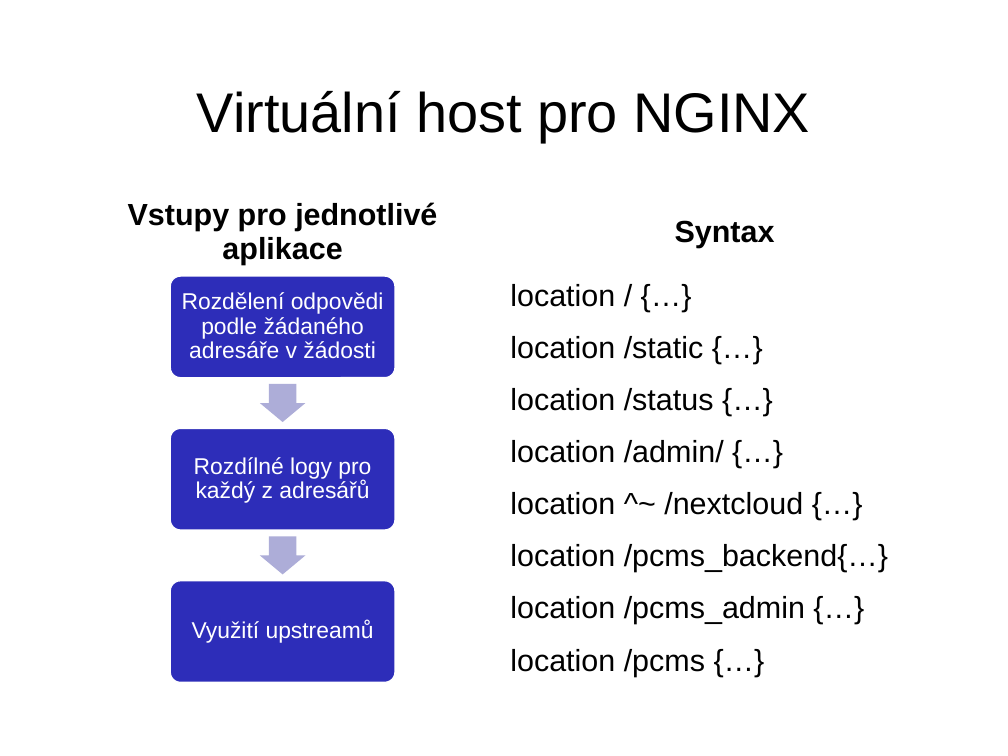
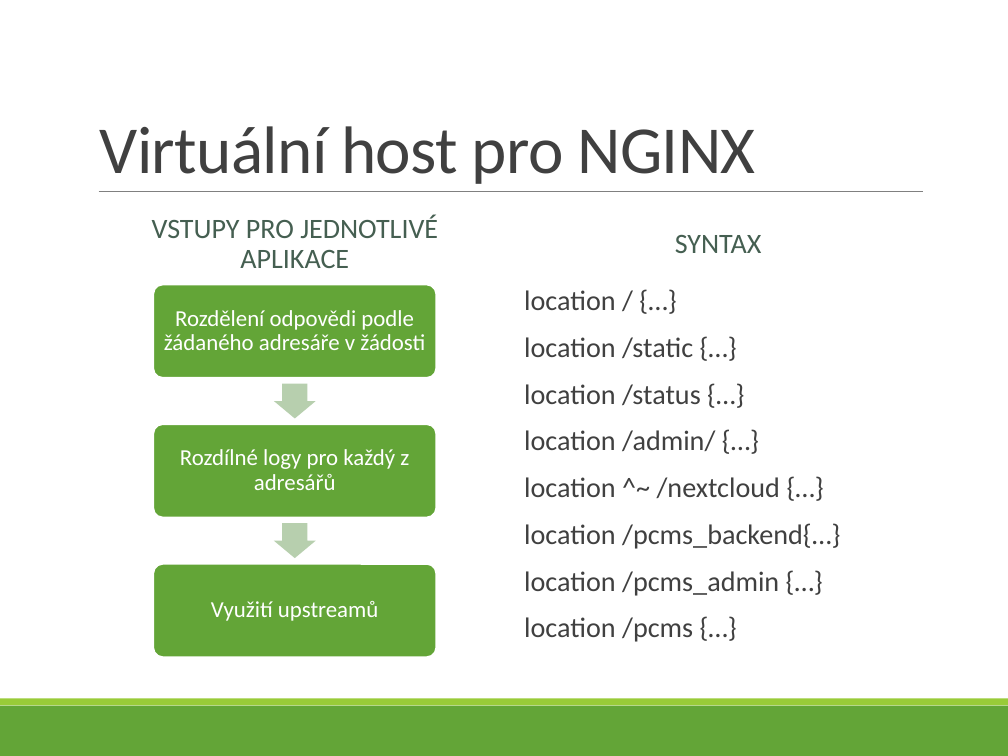
Before and after one commit to bastakka/graduation, a slide deck: slide 41 of Thesis/V4D Bašta Karel - 5 - VMware.pptx. Drawn at 1008x756 pixels with LibreOffice and Linux fonts; fonts in the diff are those of the drawing. Boxes give left, top, right and bottom in pixels: in the first picture for what was removed or moved away, otherwise in the second. Text is boxed around its words. In the diff, an @@ line names an element or a change of style, - is before the commit and + after.

Commit message:
Pre PCMS version of Jeff

```diff
--- a/Thesis/V4D Bašta Karel - 5 - VMware.pptx
+++ b/Thesis/V4D Bašta Karel - 5 - VMware.pptx
@@ title "Virtuální host pro NGINX": place and size @@
-title "Virtuální host pro NGINX" at (197, 91, 810, 141)
+title "Virtuální host pro NGINX" at (100, 126, 755, 184)
@@ title "Virtuální host pro NGINX" at (100, 126, 755, 184): size 44 to 52.9 pt, font Arial to Calibri, text colour #000000 to #404040, letter spacing 0 to -0.6 pt; alignment centre to left; line spacing 0.93 to 0.85; vertical alignment middle to bottom @@
@@ line added from (99, 191) to (923, 191), #808080 0.5 pt @@
@@ text at (152, 214, 438, 268): text changed; size 24 to 22.1 pt; font Arial to Calibri; text colour #000000 to #455F51; bold off @@
-Vstupy pro jednotlivé aplikace
+VSTUPY PRO JEDNOTLIVÉ APLIKACE
@@ text at (675, 235, 762, 253): text changed; size 24 to 22.1 pt; font Arial to Calibri; text colour #000000 to #455F51; bold off @@
-Syntax
+SYNTAX
@@ rounded rectangle: place and size @@
-rounded rectangle at (170, 276, 395, 378)
+rounded rectangle at (154, 284, 436, 378)
@@ text "Rozdělení odpovědi podle žádaného adresáře ...": place and size @@
-text "Rozdělení odpovědi podle žádaného adresáře ..." at (182, 292, 384, 359)
+text "Rozdělení odpovědi podle žádaného adresáře ..." at (164, 310, 425, 350)
@@ text "location / {…}": place and size @@
-text "location / {…}" at (510, 284, 888, 676)
+text "location / {…}" at (524, 290, 840, 642)
@@ text "location / {…}" at (524, 290, 840, 642): size 24 to 22.2 pt, font Arial to Calibri, text colour #000000 to #404040; bullet none to  ; line spacing 0.93 to 0.8; more space between paragraphs @@
@@ right arrow: place and size @@
-right arrow at (260, 384, 306, 423)
+right arrow at (273, 384, 316, 419)
@@ right arrow at (273, 384, 316, 419): fill #ADADD9 to #B7CFAE @@
@@ rounded rectangle: place and size @@
-rounded rectangle at (170, 429, 395, 531)
+rounded rectangle at (154, 424, 436, 518)
@@ text "Rozdílné logy pro každý z ...": place and size @@
-text "Rozdílné logy pro každý z ..." at (194, 457, 371, 503)
+text "Rozdílné logy pro každý z ..." at (180, 449, 409, 490)
@@ right arrow at (273, 523, 316, 558): fill #ADADD9 to #B7CFAE @@
@@ right arrow: place and size @@
-right arrow at (260, 536, 306, 574)
+right arrow at (273, 523, 316, 558)
@@ fill #2D2DB9 to #63A537; outline #FFFFFF 1 pt to #FFFFFF 1.25 pt in 3 elements at (154, 284, 436, 378), (154, 424, 436, 518), (154, 564, 436, 658) @@
@@ rounded rectangle: place and size @@
-rounded rectangle at (170, 581, 395, 682)
+rounded rectangle at (154, 564, 436, 658)
@@ font Arial to Calibri in 3 elements at (164, 310, 425, 350), (180, 449, 409, 490), (211, 601, 378, 621) @@
@@ text "Využití upstreamů": place and size @@
-text "Využití upstreamů" at (192, 620, 374, 643)
+text "Využití upstreamů" at (211, 601, 378, 621)
@@ rectangle added at (0, 706, 1008, 756), fill #63A537 @@
@@ rectangle added at (0, 699, 1008, 706), fill #99CB38 @@
```
Also in this commit, not shown: 42 other slides changed, 1 slide added, 5 other files.
